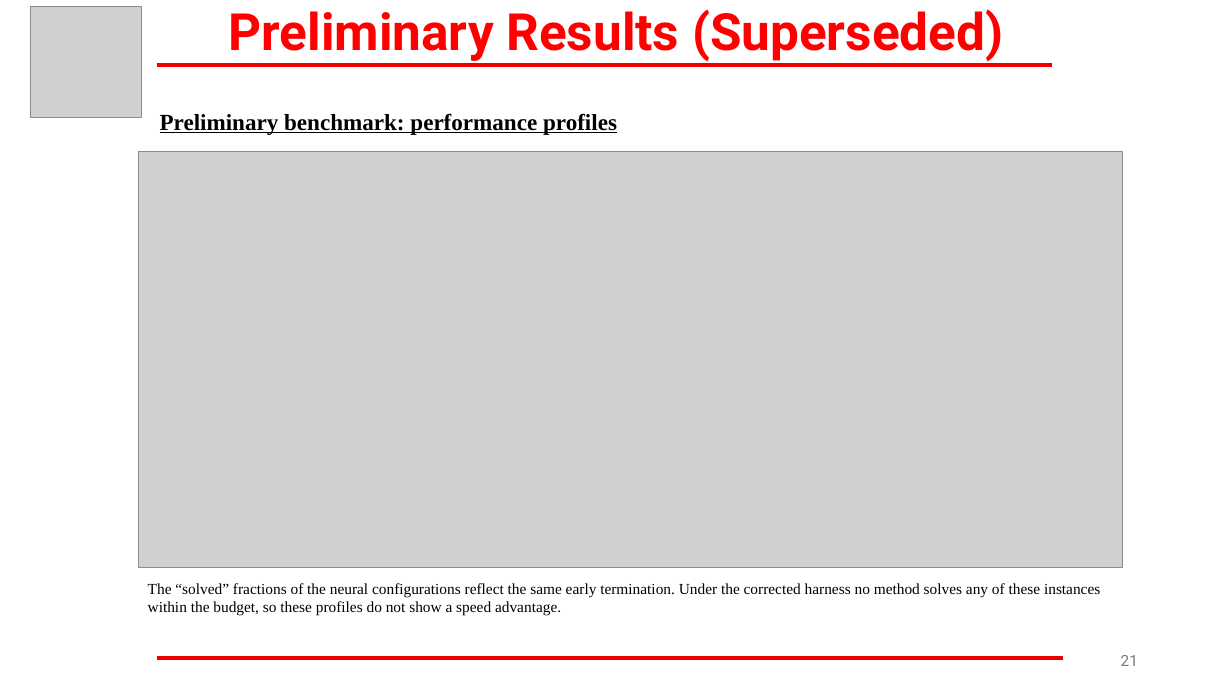
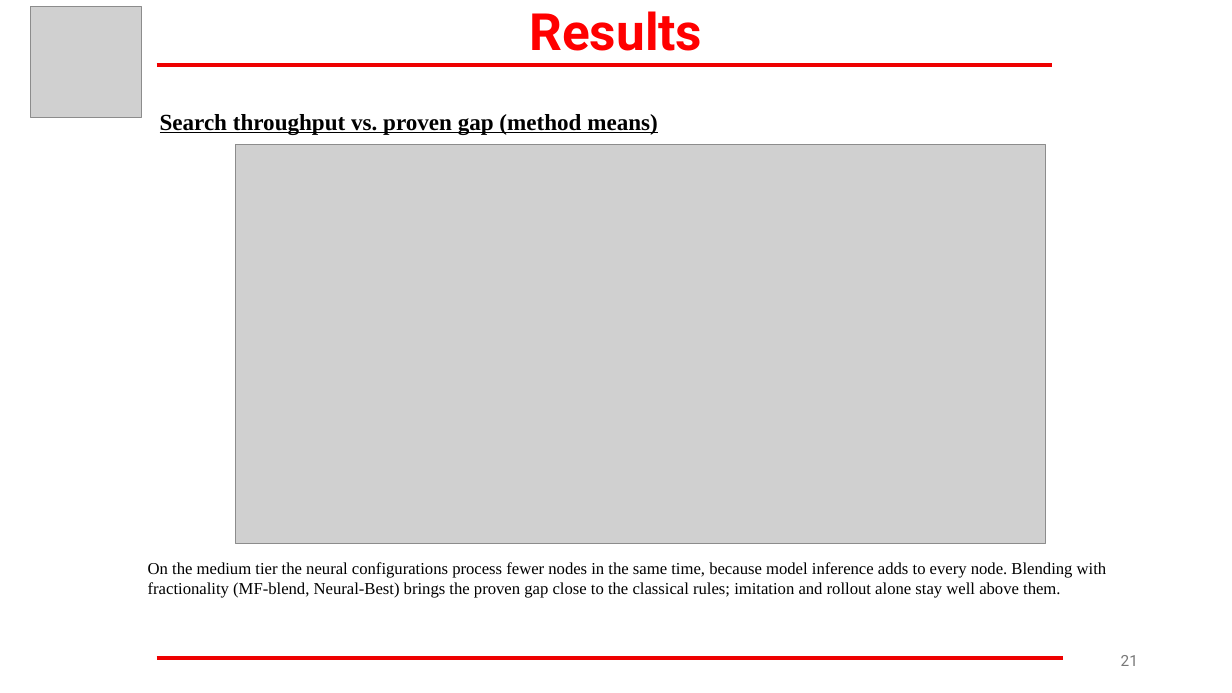
Before and after one commit to VarunGawali/bnb-world-model, a slide deck: slide 21 of paper/MTP_Presentation_updated.pptx. Drawn at 1232x693 pixels with LibreOffice and Linux fonts; fonts in the diff are those of the drawing; grey boxes stand for pictures. Boxes give left, top, right and bottom in pixels: in the first picture for what was removed or moved away, otherwise in the second. Text is boxed around its words. In the diff, an @@ line names an element or a change of style, - is before the commit and + after.

```diff
--- a/paper/MTP_Presentation_updated.pptx
+++ b/paper/MTP_Presentation_updated.pptx
@@ text at box(530, 11, 703, 51): text changed @@
-Preliminary Results (Superseded)
+Results
@@ text at box(160, 114, 658, 135): text changed @@
-Preliminary benchmark: performance profiles
+Search throughput vs. proven gap (method means)
@@ picture: place and size @@
-picture at box(139, 152, 1123, 568)
+picture at box(236, 144, 1046, 543)
@@ text at box(148, 562, 1107, 598): text changed; size 12 to 13 pt @@
-The “solved” fractions of the neural configurations reflect the same early termination. Under the corrected harness no method solves any of these instances within the budget, so these profiles do not show a speed advantage.
+On the medium tier the neural configurations process fewer nodes in the same time, because model inference adds to every node. Blending with fractionality (MF-blend, Neural-Best) brings the proven gap close to the classical rules; imitation and rollout alone stay well above them.
```
Also in this commit, not shown: 1 other slide changed, 5 other files.
